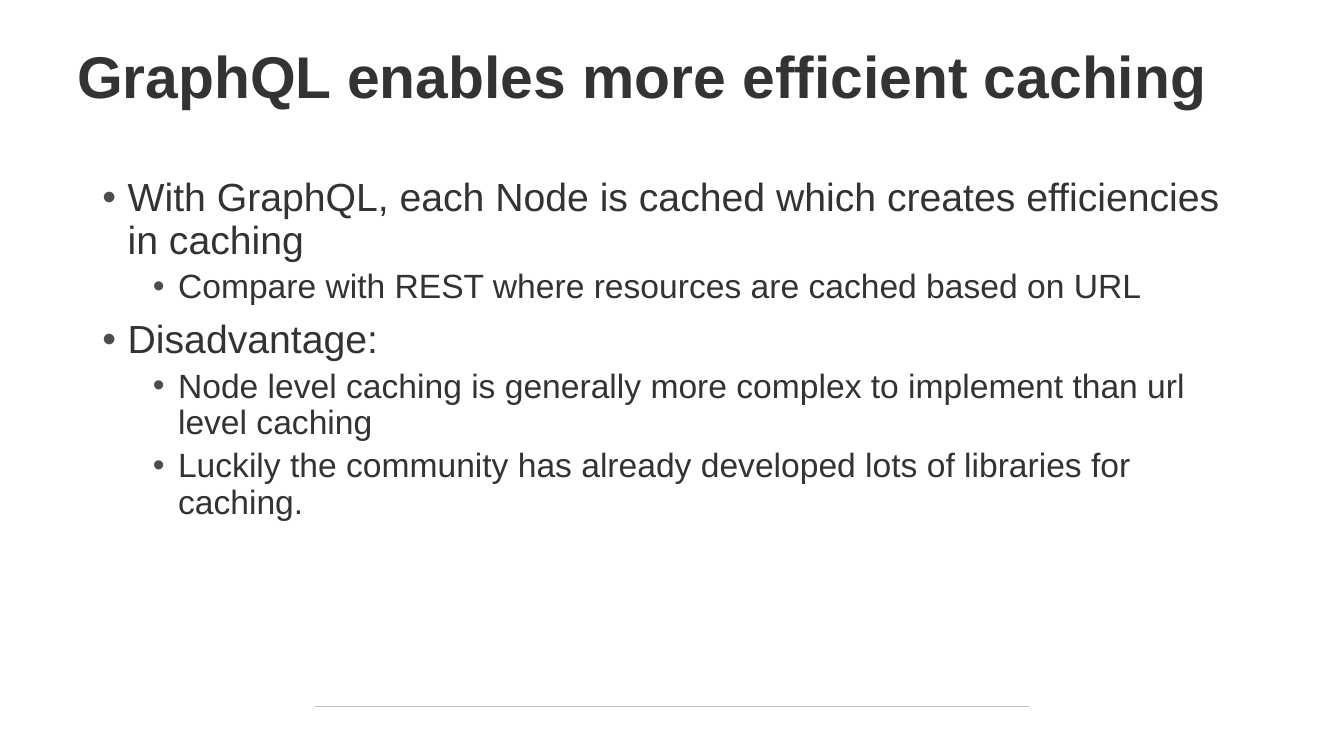
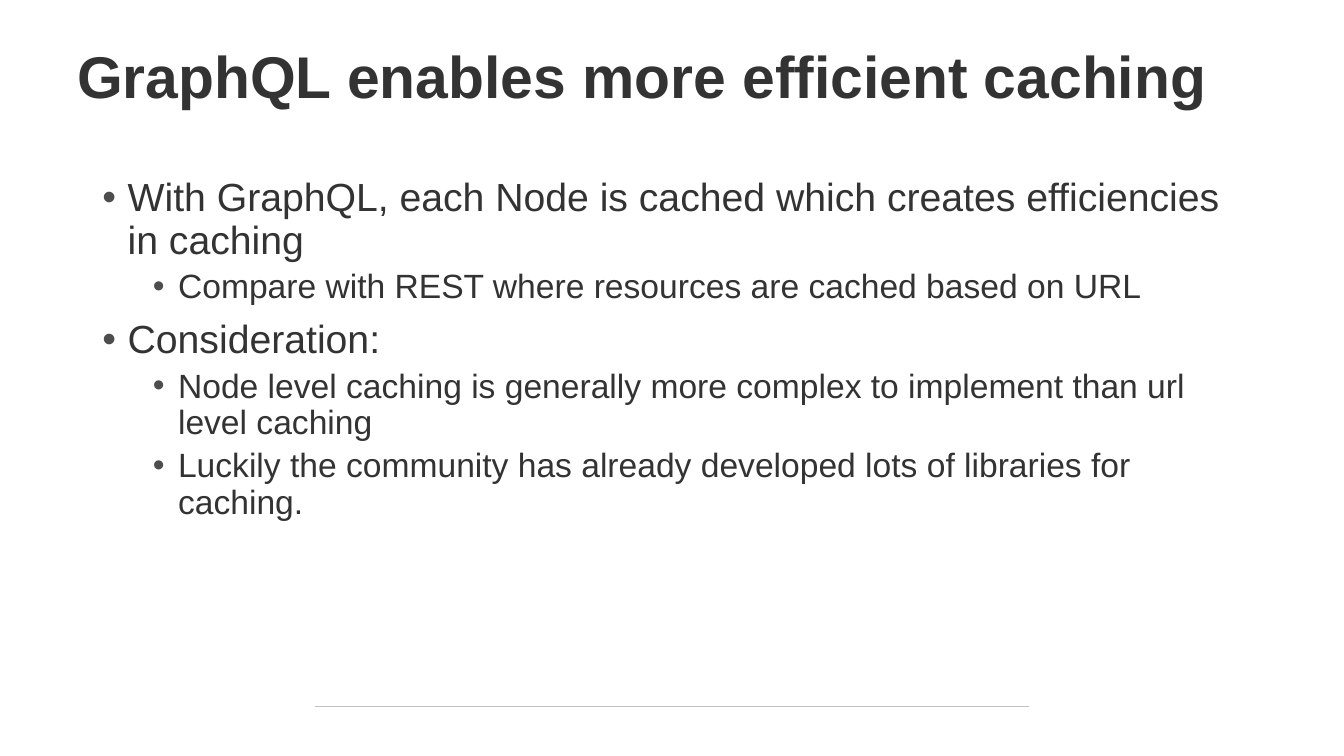
Before and after one commit to NPDSoftwareDev/graphql-presentation, a slide deck: slide 18 of graphql Introduction.pptx. Drawn at 1344x756 pixels with LibreOffice and Linux fonts; fonts in the diff are those of the drawing. Boxes give left, top, right and bottom in pixels: in the first picture for what was removed or moved away, otherwise in the second. Text is boxed around its words. In the diff, an @@ line names an element or a change of style, - is before the commit and + after.

```diff
--- a/graphql Introduction.pptx
+++ b/graphql Introduction.pptx
@@ text at (128, 324, 380, 354): text changed @@
-• Disadvantage:
+• Consideration:
```
Also in this commit, not shown: 3 other slides changed, 3 other files.
